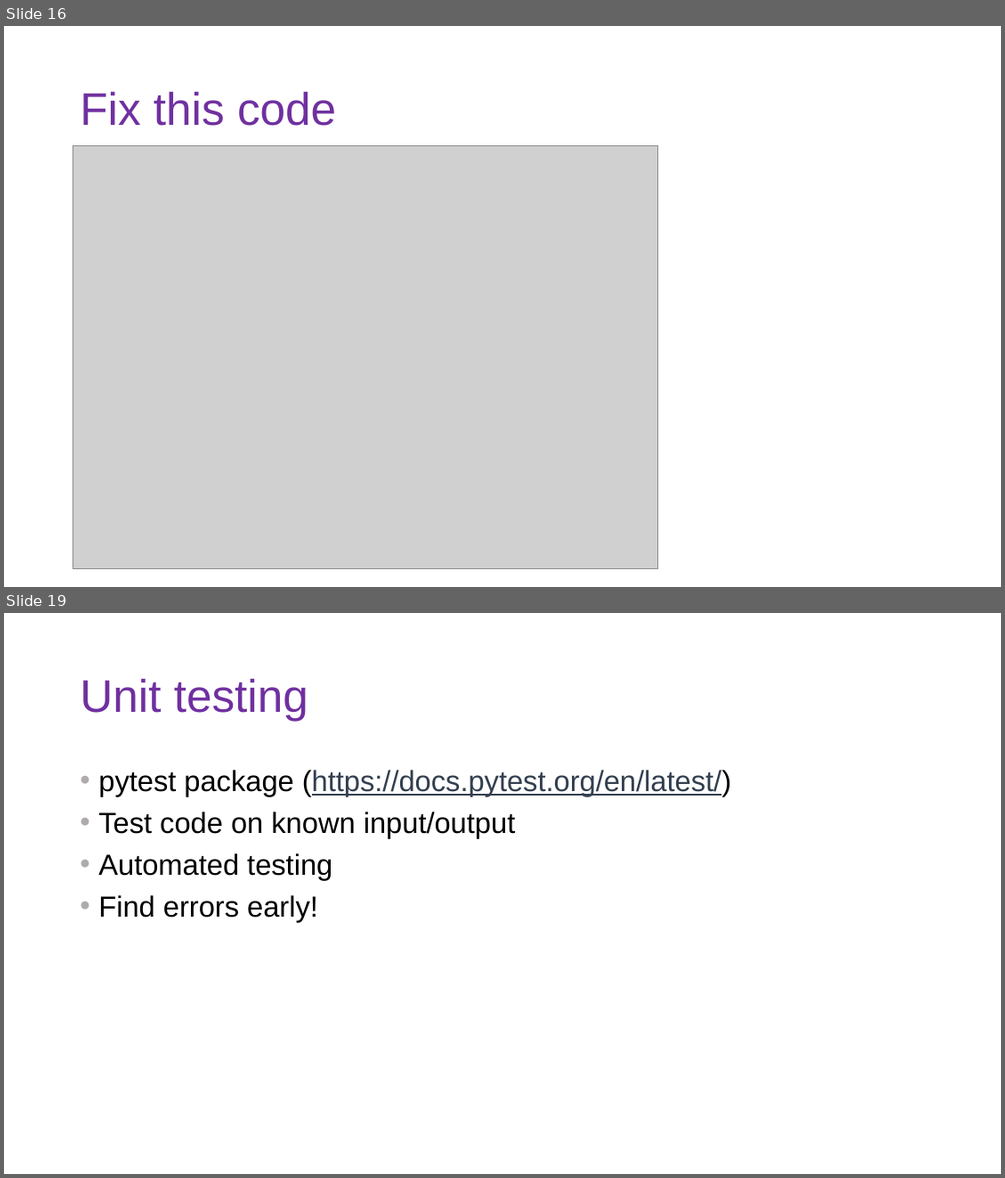
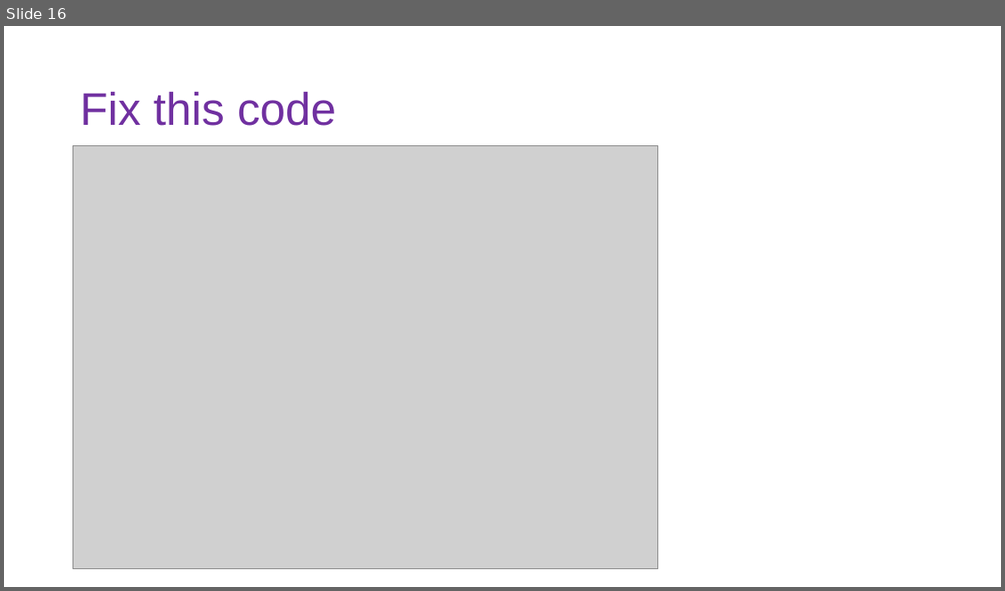
Before and after one commit to DoriMG/SN_python_course, a slide deck: lectures/3_coding_practices.pptx. Shown one above the other, each under a label of ours: slides 16 and 19 before the commit, slide 16 after it; the slides between them are not shown. The pictures are 1005x1178 and 1005x591 pixels, drawn with LibreOffice and Linux fonts; fonts in the diff are those of the drawing; grey boxes stand for pictures. Boxes give left, top, right and bottom in pixels: in the first picture for what was removed or moved away, otherwise in the second. Text is boxed around its words. In the diff, an @@ line names an element or a change of style, - is before the commit and + after.

```diff
--- a/lectures/3_coding_practices.pptx
+++ b/lectures/3_coding_practices.pptx
@@ slide 19 removed at bbox=[4, 613, 1001, 1174], background #FFFFFF @@
@@ title removed at bbox=[80, 679, 308, 721] @@
-Unit testing
@@ text removed at bbox=[98, 770, 731, 921] @@
-• pytest package (https://docs.pytest.org/en/latest/)
-• Test code on known input/output
-• Automated testing
-• Find errors early!
```
Also in this commit, not shown: 11 other slides removed, 40 other files.
